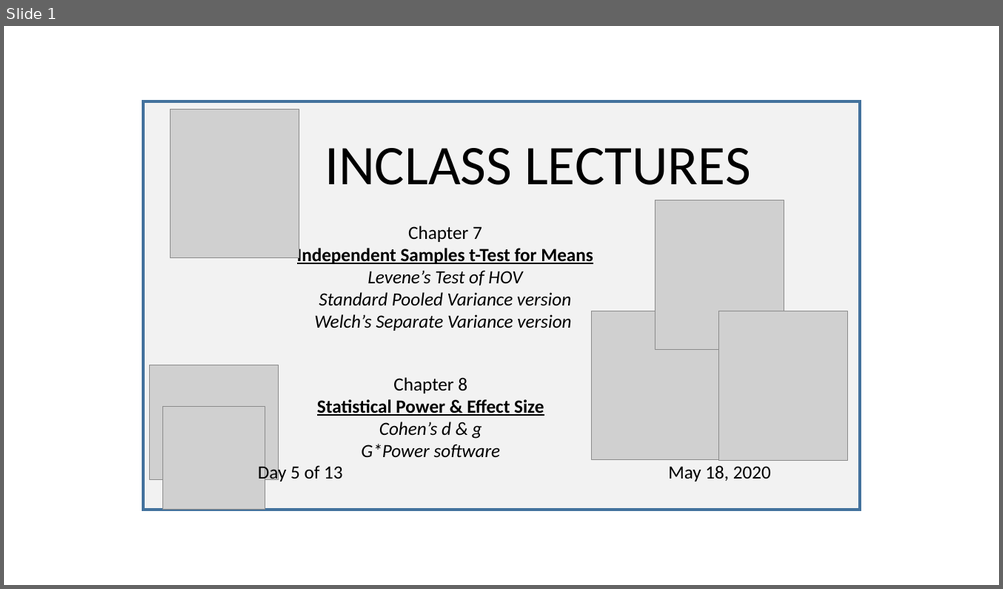
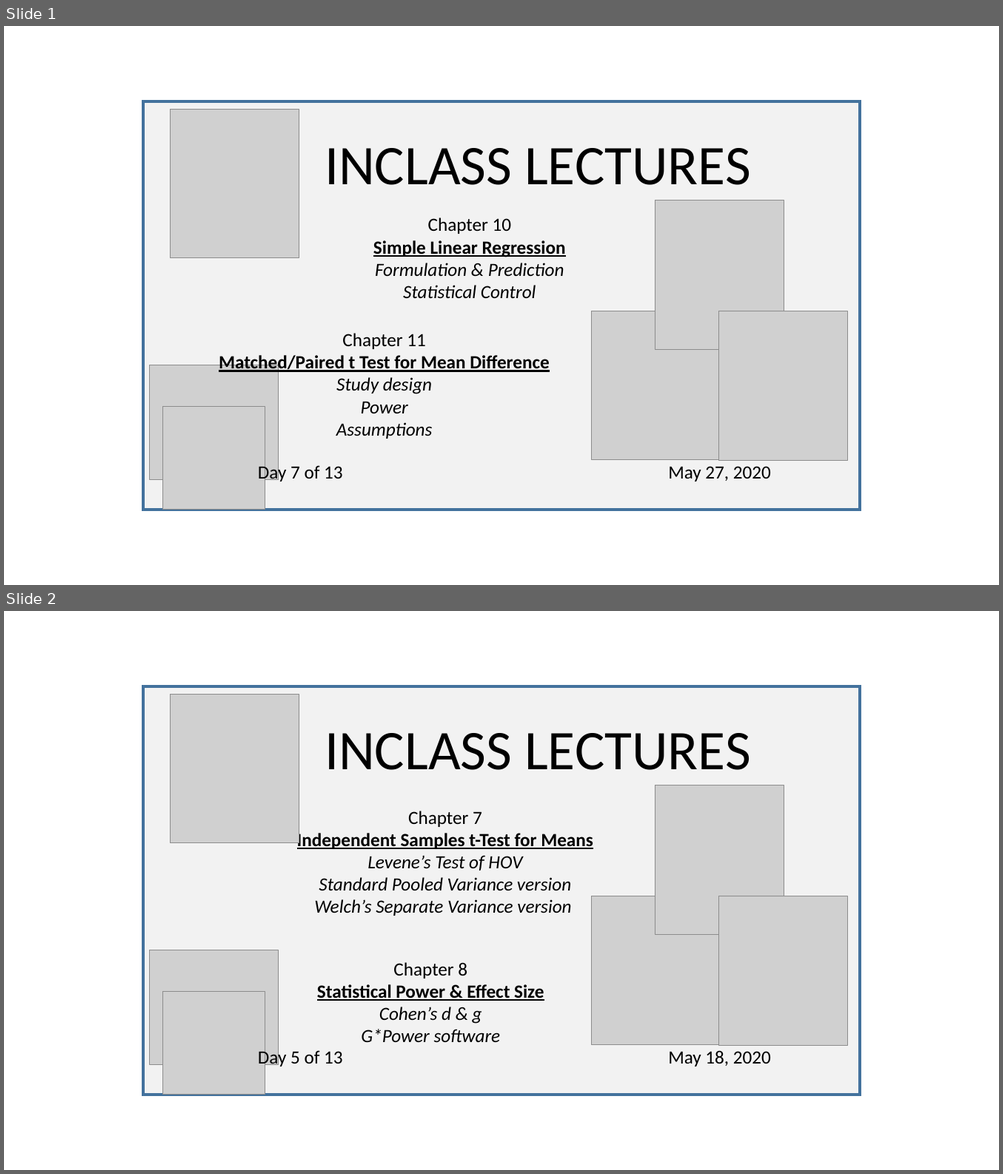
Before and after one commit to SarBearSchwartz/SarBearSchwartz.github.io, a slide deck: static/img/youtube_thumbnails/video_thumbnail_building.pptx. Shown one above the other, each under a label of ours: slide 1 before the commit, slides 1 and 2 after it. The pictures are 1003x589 and 1003x1174 pixels, drawn with LibreOffice and Linux fonts; fonts in the diff are those of the drawing; grey boxes stand for pictures. Boxes give left, top, right and bottom in pixels: in the first picture for what was removed or moved away, otherwise in the second. Text is boxed around its words. In the diff, an @@ line names an element or a change of style, - is before the commit and + after.

```diff
--- a/static/img/youtube_thumbnails/video_thumbnail_building.pptx
+++ b/static/img/youtube_thumbnails/video_thumbnail_building.pptx
@@ slide 1 added at <box>4,26,999,585</box>, background #FFFFFF @@
@@ rectangle added at <box>144,101,859,510</box>, fill #F2F2F2, outline #43739E 3 pt @@
@@ picture added at <box>170,110,299,259</box> @@
@@ text added at <box>324,148,751,185</box>, 54 pt, text #000000 @@
+INCLASS LECTURES
@@ picture added at <box>655,201,785,350</box> @@
@@ text added at <box>373,218,566,298</box>, 18 pt, text #000000, italic @@
+Chapter 10
+Simple Linear Regression
+Formulation & Prediction
+Statistical Control
@@ picture added at <box>591,311,720,460</box> @@
@@ picture added at <box>719,312,848,461</box> @@
@@ text added at <box>219,333,549,439</box>, 18 pt, text #000000 @@
+Chapter 11
+Matched/Paired t Test for Mean Difference
+Study design
+Power
+Assumptions
@@ picture added at <box>150,366,279,480</box> @@
@@ picture added at <box>163,407,266,510</box> @@
@@ text added at <box>258,463,343,483</box>, 18 pt, text #000000 @@
+Day 7 of 13
@@ text added at <box>668,466,771,482</box>, 18 pt, text #000000 @@
+May 27, 2020
@@ what was slide 1 is now slide 2 @@
```
Also in this commit, not shown: 1 other file.
